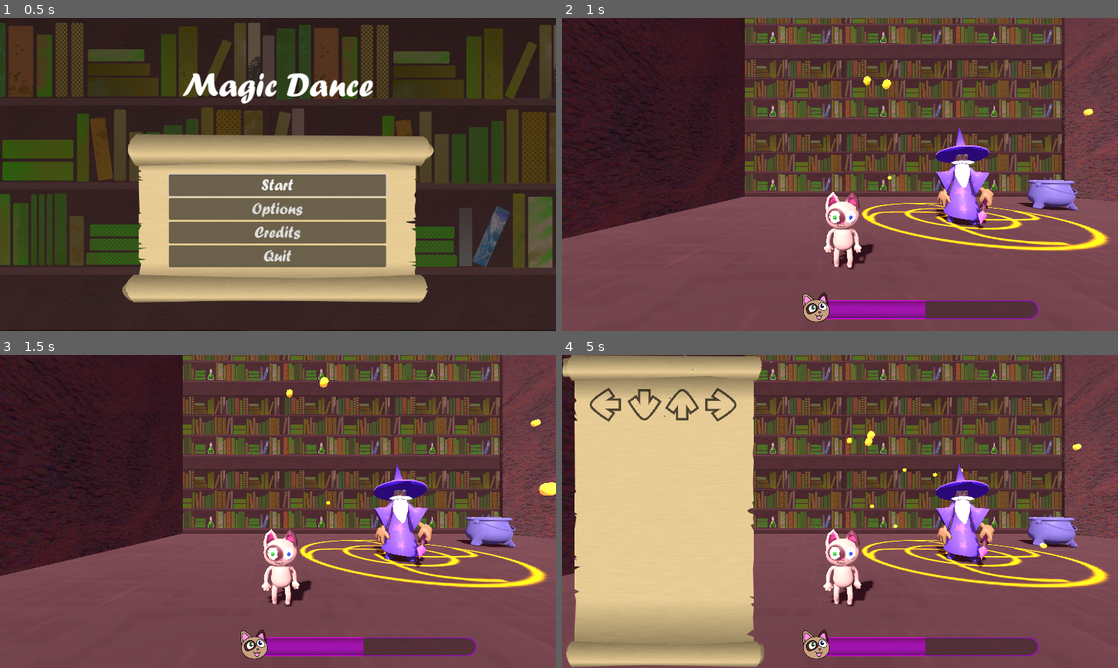
Above: before the commit, frames 1-4 (two rows, left to right).
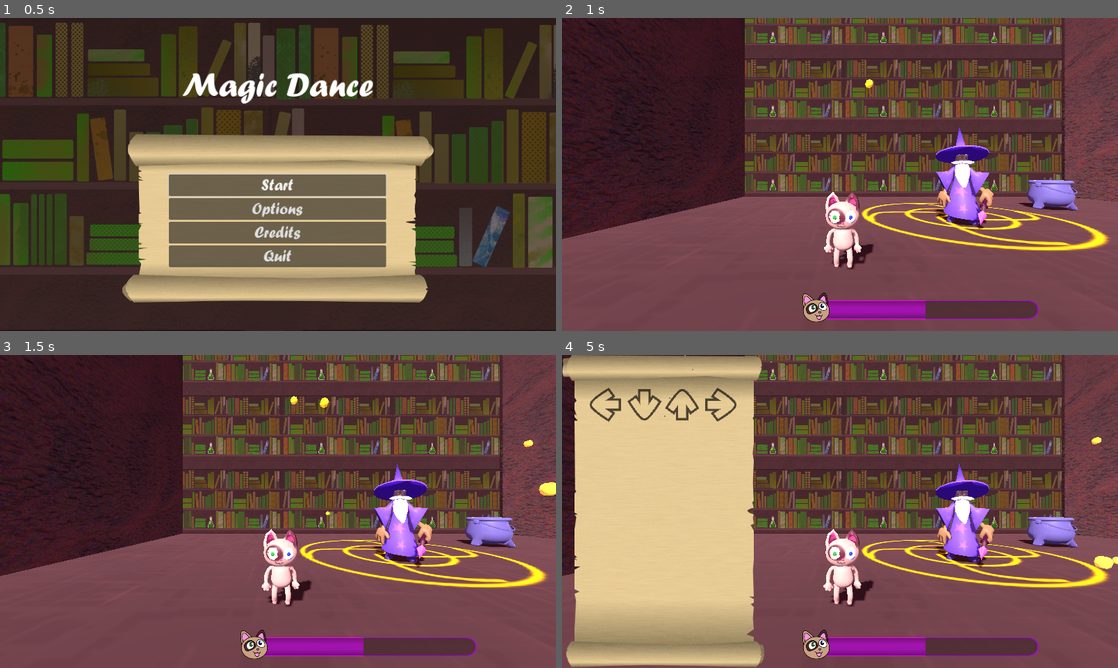
Above: after the commit, the same moments.

Repository: Yngwarr/ludum-dare-55
Game: Godot game, scene res://scenes/MainMenu.tscn
The game is run twice, just before and just after one commit, with the same random seed, the same clock (stepped at 60 frames per second) and the same inputs. The engine's default icon, where the game draws it, is replaced by a stand-in: a white triangle on a blue panel in a dark square.
Inputs:
- Up to frame 1 (0.5 s): no input
- Up to frame 2 (1 s): click "Start" at 0.5 s
- Up to frame 3 (1.5 s): hold Right (game_right) from 1.28 s (still down)
- Up to frame 4 (5 s): release Right (game_right) at 2.03 s; hold Down (game_down) 2.03-2.78 s; hold Right (game_right) 2.78-3.53 s; hold Up (game_up) 3.53-4.28 s; hold Left (game_left) from 4.28 s (still down)

Frame 1 is identical in both runs. In frame 2, 0.1% of the frame differs, in the area x 54-96%, y 18-52%; in frame 3, 0.2%; in frame 4, 0.3%, in the area x 51-100%, y 24-69%.

Commit message:
game ovverr

Diff:
--- a/scenes/Game.tscn
+++ b/scenes/Game.tscn
@@ -23,6 +23,8 @@
 [ext_resource type="Texture2D" uid="uid://cuc8mvxih2i4i" path="res://img/books.png" id="20_qe4bf"]
 [ext_resource type="Texture2D" uid="uid://dpdy6k3ckkniw" path="res://img/wall.png" id="20_umtwd"]
 [ext_resource type="PackedScene" uid="uid://bnuij3pov2xjn" path="res://scenes/pot.tscn" id="22_tpt8q"]
+[ext_resource type="PackedScene" uid="uid://csyin67ba2y" path="res://scenes/PropsParticles.tscn" id="24_l2ubm"]
+[ext_resource type="ArrayMesh" uid="uid://p6a11kh510fc" path="res://tres/frog.tres" id="25_n2ub1"]
 
 [sub_resource type="StyleBoxTexture" id="StyleBoxTexture_ebkrb"]
 texture = ExtResource("5_wm4wy")
@@ -144,6 +146,54 @@
 "transitions": PackedFloat32Array(1),
 "update": 0,
 "values": [Color(1, 1, 1, 1)]
+}
+tracks/7/type = "value"
+tracks/7/imported = false
+tracks/7/enabled = true
+tracks/7/path = NodePath("FrogParticles:emitting")
+tracks/7/interp = 1
+tracks/7/loop_wrap = true
+tracks/7/keys = {
+"times": PackedFloat32Array(0),
+"transitions": PackedFloat32Array(1),
+"update": 1,
+"values": [false]
+}
+tracks/8/type = "value"
+tracks/8/imported = false
+tracks/8/enabled = true
+tracks/8/path = NodePath("cat:scale")
+tracks/8/interp = 1
+tracks/8/loop_wrap = true
+tracks/8/keys = {
+"times": PackedFloat32Array(0),
+"transitions": PackedFloat32Array(1),
+"update": 0,
+"values": [Vector3(1, 1, 1)]
+}
+tracks/9/type = "value"
+tracks/9/imported = false
+tracks/9/enabled = true
+tracks/9/path = NodePath("Frog:visible")
+tracks/9/interp = 1
+tracks/9/loop_wrap = true
+tracks/9/keys = {
+"times": PackedFloat32Array(0),
+"transitions": PackedFloat32Array(1),
+"update": 1,
+"values": [false]
+}
+tracks/10/type = "value"
+tracks/10/imported = false
+tracks/10/enabled = true
+tracks/10/path = NodePath("Frog:scale")
+tracks/10/interp = 1
+tracks/10/loop_wrap = true
+tracks/10/keys = {
+"times": PackedFloat32Array(0),
+"transitions": PackedFloat32Array(1),
+"update": 0,
+"values": [Vector3(1.5, 1.5, 1.5)]
 }
 
 [sub_resource type="Animation" id="Animation_3car1"]
@@ -185,6 +235,20 @@
 "transitions": PackedFloat32Array(1),
 "update": 0,
 "values": [Color(1, 0.47451, 0.521569, 1)]
+}
+tracks/3/type = "method"
+tracks/3/imported = false
+tracks/3/enabled = true
+tracks/3/path = NodePath("PropsRain")
+tracks/3/interp = 1
+tracks/3/loop_wrap = true
+tracks/3/keys = {
+"times": PackedFloat32Array(0),
+"transitions": PackedFloat32Array(1),
+"values": [{
+"args": [],
+"method": &"all"
+}]
 }
 
 [sub_resource type="Animation" id="Animation_twmif"]
@@ -279,6 +343,68 @@
 "transitions": PackedFloat32Array(1),
 "update": 0,
 "values": [0.0]
+}
+tracks/7/type = "method"
+tracks/7/imported = false
+tracks/7/enabled = true
+tracks/7/path = NodePath("PropsRain")
+tracks/7/interp = 1
+tracks/7/loop_wrap = true
+tracks/7/keys = {
+"times": PackedFloat32Array(0),
+"transitions": PackedFloat32Array(1),
+"values": [{
+"args": [],
+"method": &"off"
+}]
+}
+tracks/8/type = "value"
+tracks/8/imported = false
+tracks/8/enabled = true
+tracks/8/path = NodePath("FrogParticles:emitting")
+tracks/8/interp = 1
+tracks/8/loop_wrap = true
+tracks/8/keys = {
+"times": PackedFloat32Array(0.5),
+"transitions": PackedFloat32Array(1),
+"update": 1,
+"values": [true]
+}
+tracks/9/type = "value"
+tracks/9/imported = false
+tracks/9/enabled = true
+tracks/9/path = NodePath("cat:scale")
+tracks/9/interp = 2
+tracks/9/loop_wrap = true
+tracks/9/keys = {
+"times": PackedFloat32Array(0.5, 1),
+"transitions": PackedFloat32Array(1, 1),
+"update": 0,
+"values": [Vector3(1, 1, 1), Vector3(0, 0, 0)]
+}
+tracks/10/type = "value"
+tracks/10/imported = false
+tracks/10/enabled = true
+tracks/10/path = NodePath("Frog:visible")
+tracks/10/interp = 1
+tracks/10/loop_wrap = true
+tracks/10/keys = {
+"times": PackedFloat32Array(0, 0.5),
+"transitions": PackedFloat32Array(1, 1),
+"update": 1,
+"values": [false, true]
+}
+tracks/11/type = "value"
+tracks/11/imported = false
+tracks/11/enabled = true
+tracks/11/path = NodePath("Frog:scale")
+tracks/11/interp = 2
+tracks/11/loop_wrap = true
+tracks/11/keys = {
+"times": PackedFloat32Array(0.5, 1),
+"transitions": PackedFloat32Array(1, 1),
+"update": 0,
+"values": [Vector3(0, 0, 0), Vector3(1.5, 1.5, 1.5)]
 }
 
 [sub_resource type="Animation" id="Animation_8k200"]
@@ -376,6 +502,20 @@
 "update": 0,
 "values": [0.0]
 }
+tracks/4/type = "method"
+tracks/4/imported = false
+tracks/4/enabled = true
+tracks/4/path = NodePath("PropsRain")
+tracks/4/interp = 1
+tracks/4/loop_wrap = true
+tracks/4/keys = {
+"times": PackedFloat32Array(1.1),
+"transitions": PackedFloat32Array(1),
+"values": [{
+"args": [],
+"method": &"off"
+}]
+}
 
 [sub_resource type="Animation" id="Animation_ymgrm"]
 resource_name = "start"
@@ -514,6 +654,20 @@
 "update": 0,
 "values": [Color(1, 1, 1, 1), Color(0, 0.466667, 1, 1)]
 }
+tracks/3/type = "method"
+tracks/3/imported = false
+tracks/3/enabled = true
+tracks/3/path = NodePath("PropsRain")
+tracks/3/interp = 1
+tracks/3/loop_wrap = true
+tracks/3/keys = {
+"times": PackedFloat32Array(0),
+"transitions": PackedFloat32Array(1),
+"values": [{
+"args": [],
+"method": &"some"
+}]
+}
 
 [sub_resource type="AnimationLibrary" id="AnimationLibrary_mnlxe"]
 _data = {
@@ -544,6 +698,28 @@
 material = SubResource("StandardMaterial3D_jtjxd")
 size = Vector2(30, 20)
 orientation = 2
+
+[sub_resource type="Curve" id="Curve_vqahf"]
+_data = [Vector2(0, 1), 0.0, 0.0, 0, 0, Vector2(1, 0), 0.0, 0.0, 0, 0]
+point_count = 2
+
+[sub_resource type="CurveTexture" id="CurveTexture_dn4ex"]
+curve = SubResource("Curve_vqahf")
+
+[sub_resource type="ParticleProcessMaterial" id="ParticleProcessMaterial_v7fb1"]
+direction = Vector3(0, 1, 0)
+initial_velocity_min = 3.0
+initial_velocity_max = 5.0
+gravity = Vector3(0, 1, 0)
+radial_accel_min = -2.0
+damping_min = 1.0
+damping_max = 1.0
+scale_curve = SubResource("CurveTexture_dn4ex")
+
+[sub_resource type="SphereMesh" id="SphereMesh_e4tgl"]
+radius = 0.25
+height = 0.5
+radial_segments = 32
 
 [node name="Game" type="Node3D" node_paths=PackedStringArray("pause_ctl", "pause_menu", "progress", "destinations", "cat", "wizard")]
 script = ExtResource("1_wmfvw")
@@ -770,6 +946,7 @@
 [node name="CircleParticles" parent="." instance=ExtResource("19_56gtj")]
 process_mode = 3
 transform = Transform3D(1, 0, 0, 0, 0.00563733, 0.999984, 0, -0.999984, 0.00563733, 0, 2.52716, -7.77482)
+amount = 100
 amount_ratio = 0.05
 
 [node name="WorldEnvironment" type="WorldEnvironment" parent="."]
@@ -795,4 +972,20 @@
 [node name="pot" parent="." instance=ExtResource("22_tpt8q")]
 transform = Transform3D(0.258819, 0, -0.965926, 0, 1, 0, 0.965926, 0, 0.258819, 6.91635, 1.12515, -10.4388)
 
+[node name="PropsRain" parent="." instance=ExtResource("24_l2ubm")]
+transform = Transform3D(1, 0, 0, 0, 1, 0, 0, 0, 1, 6.76515, 0, -10.7613)
+
+[node name="Frog" type="MeshInstance3D" parent="."]
+transform = Transform3D(1.5, 0, 0, 0, 1.5, 0, 0, 0, 1.5, -5.37925, -0.170868, -2.77229)
+visible = false
+mesh = ExtResource("25_n2ub1")
+
+[node name="FrogParticles" type="GPUParticles3D" parent="."]
+transform = Transform3D(1.5, 0, 0, 0, 1.5, 0, 0, 0, 1.5, -5.37925, -0.170868, -2.77229)
+emitting = false
+one_shot = true
+explosiveness = 1.0
+process_material = SubResource("ParticleProcessMaterial_v7fb1")
+draw_pass_1 = SubResource("SphereMesh_e4tgl")
+
 [connection signal="pressed" from="HUD/Cheats/HBoxContainer/Button" to="." method="game_over_seq"]
--- a/scenes/PropsParticles.tscn
+++ b/scenes/PropsParticles.tscn
@@ -1,6 +1,7 @@
-[gd_scene load_steps=14 format=3 uid="uid://csyin67ba2y"]
+[gd_scene load_steps=15 format=3 uid="uid://csyin67ba2y"]
 
 [ext_resource type="ArrayMesh" uid="uid://p6a11kh510fc" path="res://tres/frog.tres" id="1_atpgk"]
+[ext_resource type="Script" path="res://src/PropsRain.gd" id="1_nxci3"]
 [ext_resource type="ArrayMesh" uid="uid://dqoietvqqqbxn" path="res://tres/book_1.tres" id="2_bvyse"]
 [ext_resource type="ArrayMesh" uid="uid://ch6ct54t1oh3g" path="res://tres/book_2.tres" id="3_p7oid"]
 [ext_resource type="ArrayMesh" uid="uid://codirri2p8pgg" path="res://tres/book_3.tres" id="4_dwbu3"]
@@ -9,22 +10,6 @@
 [ext_resource type="ArrayMesh" uid="uid://ddw745cr5nns8" path="res://tres/bottle_1.tres" id="6_pmn1y"]
 [ext_resource type="ArrayMesh" uid="uid://dkiye5ynhhl4d" path="res://tres/bottle_2.tres" id="7_dojjt"]
 [ext_resource type="ArrayMesh" uid="uid://bk3u67lqtqvwv" path="res://tres/paper_3.tres" id="7_wkoyn"]
-
-[sub_resource type="ParticleProcessMaterial" id="ParticleProcessMaterial_kl542"]
-particle_flag_rotate_y = true
-emission_shape = 6
-emission_ring_axis = Vector3(0, 1, 0)
-emission_ring_height = 1.0
-emission_ring_radius = 8.0
-emission_ring_inner_radius = 7.0
-angle_min = -45.0
-angle_max = 90.0
-direction = Vector3(0, 1, 0)
-initial_velocity_max = 10.0
-angular_velocity_max = 90.0
-orbit_velocity_max = 0.5
-gravity = Vector3(0, 5, 0)
-tangential_accel_max = 5.0
 
 [sub_resource type="ParticleProcessMaterial" id="ParticleProcessMaterial_awb5h"]
 particle_flag_rotate_y = true
@@ -69,56 +54,75 @@
 scale_min = 0.2
 scale_max = 0.2
 
-[node name="Frog" type="GPUParticles3D"]
-amount = 2
-lifetime = 4.0
-process_material = SubResource("ParticleProcessMaterial_kl542")
-draw_pass_1 = ExtResource("1_atpgk")
+[sub_resource type="ParticleProcessMaterial" id="ParticleProcessMaterial_kl542"]
+particle_flag_rotate_y = true
+emission_shape = 6
+emission_ring_axis = Vector3(0, 1, 0)
+emission_ring_height = 1.0
+emission_ring_radius = 8.0
+emission_ring_inner_radius = 7.0
+angle_min = -45.0
+angle_max = 90.0
+direction = Vector3(0, 1, 0)
+initial_velocity_max = 10.0
+angular_velocity_max = 90.0
+orbit_velocity_max = 0.5
+gravity = Vector3(0, 5, 0)
+tangential_accel_max = 5.0
+
+[node name="PropsRain" type="Node3D"]
+script = ExtResource("1_nxci3")
 
 [node name="Book1" type="GPUParticles3D" parent="."]
-amount = 2
+amount = 4
 lifetime = 4.0
 process_material = SubResource("ParticleProcessMaterial_awb5h")
 draw_pass_1 = ExtResource("2_bvyse")
 
 [node name="Book2" type="GPUParticles3D" parent="."]
-amount = 1
+amount = 4
 lifetime = 4.0
 process_material = SubResource("ParticleProcessMaterial_awb5h")
 draw_pass_1 = ExtResource("3_p7oid")
 
 [node name="Book3" type="GPUParticles3D" parent="."]
-amount = 1
+amount = 4
 lifetime = 4.0
 process_material = SubResource("ParticleProcessMaterial_awb5h")
 draw_pass_1 = ExtResource("4_dwbu3")
 
 [node name="Paper" type="GPUParticles3D" parent="."]
-amount = 1
+amount = 4
 lifetime = 4.0
 process_material = SubResource("ParticleProcessMaterial_0qbx7")
 draw_pass_1 = ExtResource("5_il0kq")
 
 [node name="Paper2" type="GPUParticles3D" parent="."]
-amount = 1
+amount = 4
 lifetime = 4.0
 process_material = SubResource("ParticleProcessMaterial_0qbx7")
 draw_pass_1 = ExtResource("6_bobdd")
 
 [node name="Paper3" type="GPUParticles3D" parent="."]
-amount = 1
+amount = 4
 lifetime = 4.0
 process_material = SubResource("ParticleProcessMaterial_0qbx7")
 draw_pass_1 = ExtResource("7_wkoyn")
 
 [node name="Bottle1" type="GPUParticles3D" parent="."]
-amount = 1
+amount = 4
 lifetime = 4.0
 process_material = SubResource("ParticleProcessMaterial_tb5kn")
 draw_pass_1 = ExtResource("6_pmn1y")
 
 [node name="Bottle2" type="GPUParticles3D" parent="."]
-amount = 1
+amount = 4
 lifetime = 4.0
 process_material = SubResource("ParticleProcessMaterial_tb5kn")
 draw_pass_1 = ExtResource("7_dojjt")
+
+[node name="Frog" type="GPUParticles3D" parent="."]
+amount = 4
+lifetime = 4.0
+process_material = SubResource("ParticleProcessMaterial_kl542")
+draw_pass_1 = ExtResource("1_atpgk")
--- /dev/null
+++ b/src/PropsRain.gd
@@ -0,0 +1,18 @@
+class_name PropsRain
+extends Node3D
+
+func _ready() -> void:
+    off()
+
+func set_amount(ratio: float) -> void:
+    for i in get_child_count():
+        get_child(i).amount_ratio = ratio
+
+func off() -> void:
+    set_amount(0)
+
+func some() -> void:
+    set_amount(.5)
+
+func all() -> void:
+    set_amount(1)
Not shown: 1 places in scenes/Game.tscn that only renumber resources
